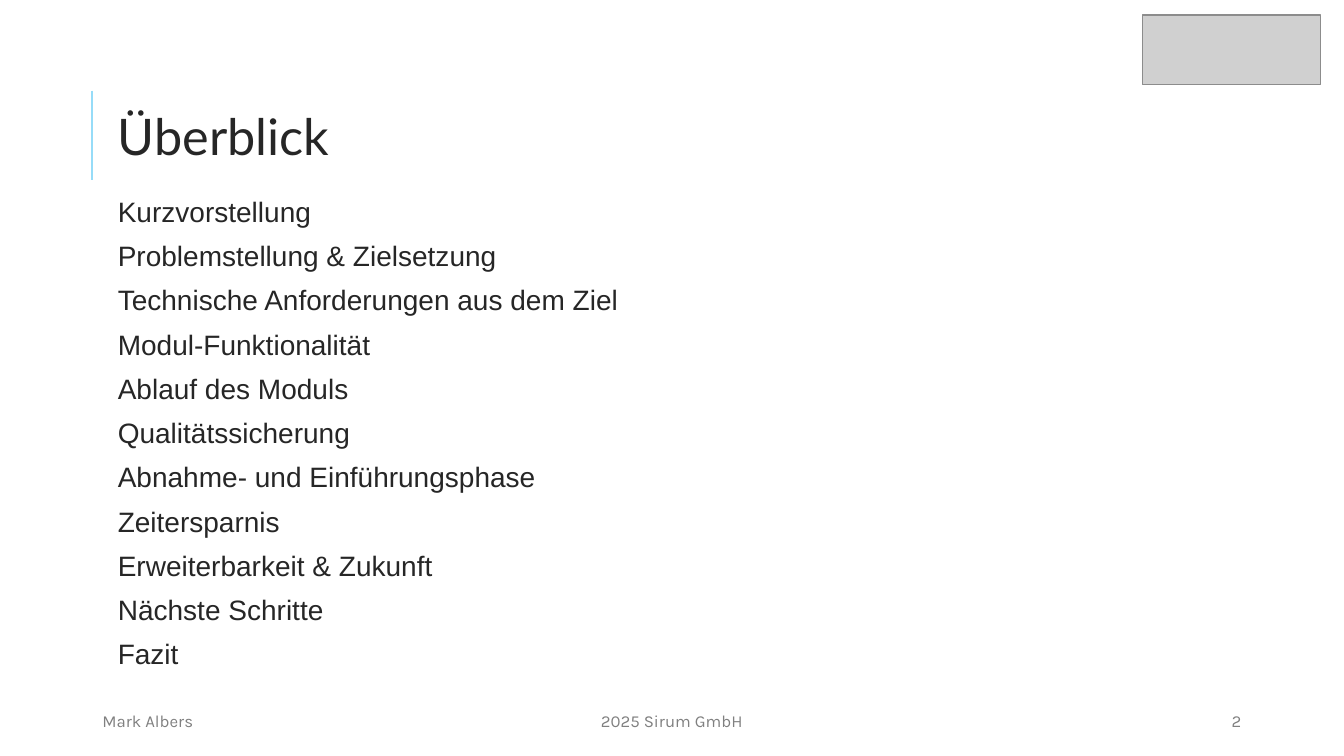
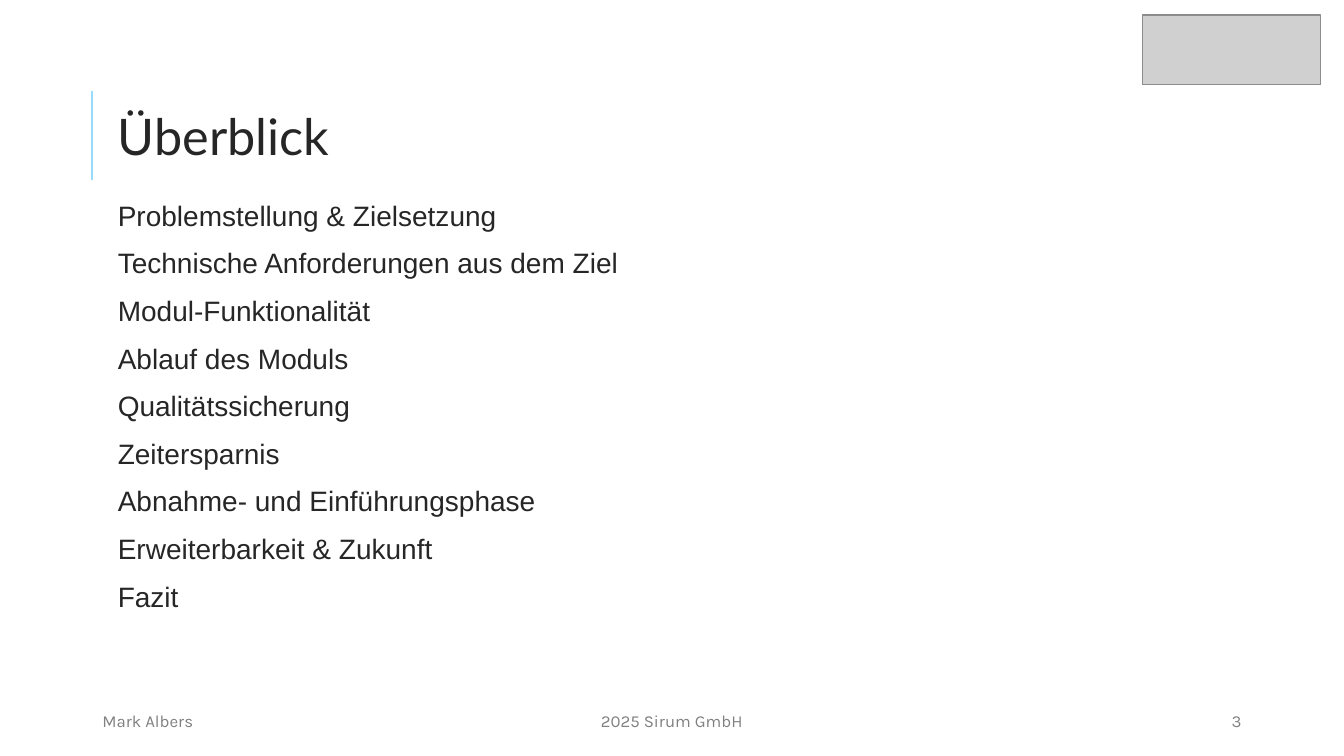
Before and after one commit to mork02/IHK-Projekt, a slide deck: slide 3 of Präsentation/Entwicklung eines Odoo-Moduls zur ZIP-komprimierten Dateiverwaltung im Dokumentenmanagementsystem.pptx (slide 2 before the commit). Drawn at 1344x756 pixels with LibreOffice and Linux fonts; fonts in the diff are those of the drawing; grey boxes stand for pictures. Boxes give left, top, right and bottom in pixels: in the first picture for what was removed or moved away, otherwise in the second. Text is boxed around its words. In the diff, an @@ line names an element or a change of style, - is before the commit and + after.

```diff
--- a/Präsentation/Entwicklung eines Odoo-Moduls zur ZIP-komprimierten Dateiverwaltung im Dokumentenmanagementsystem.pptx
+++ b/Präsentation/Entwicklung eines Odoo-Moduls zur ZIP-komprimierten Dateiverwaltung im Dokumentenmanagementsystem.pptx
@@ text at (118, 201, 311, 227): paragraph removed @@
-Kurzvorstellung
@@ text at (118, 205, 618, 608): line spacing 0.9 to 1 @@
@@ text at (118, 443, 280, 469): paragraph added @@
+Zeitersparnis
@@ text at (118, 511, 280, 537): paragraph removed @@
-Zeitersparnis
@@ text at (118, 599, 323, 621): paragraph removed @@
-Nächste Schritte
@@ page number at (1232, 716, 1242, 727): text changed @@
-2
+3
```
Also in this commit, not shown: 5 other slides changed, 2 other files.
